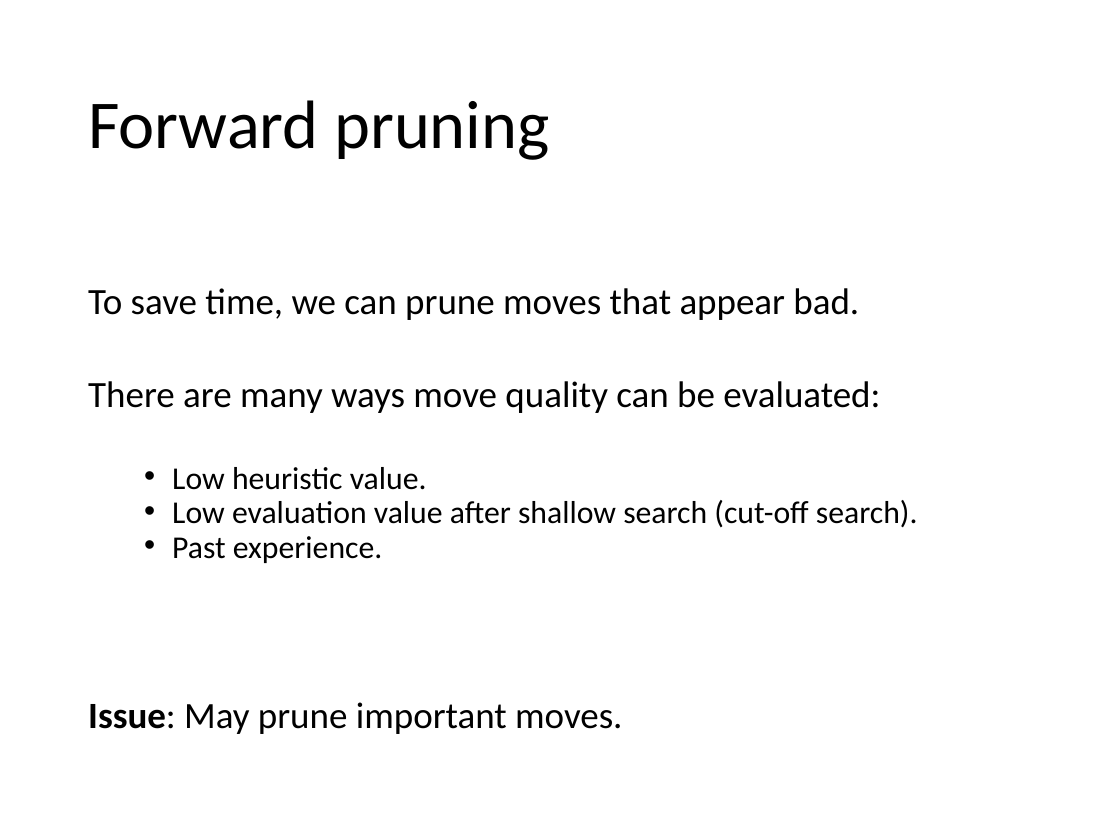
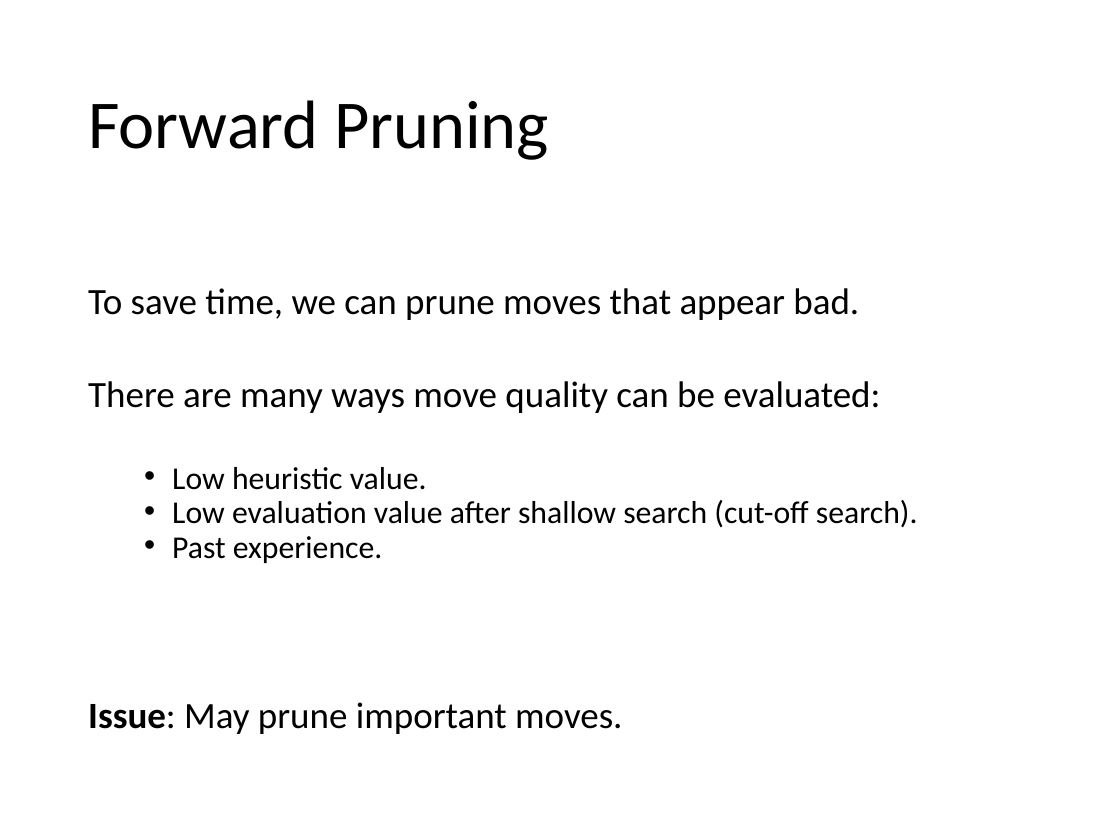
Before and after one commit to mhahsler/CS7320-AI, a slide deck: slide 32 of slides/05_games.pptx (slide 31 before the commit). Drawn at 1120x840 pixels with LibreOffice and Linux fonts; fonts in the diff are those of the drawing. Boxes give left, top, right and bottom in pixels: in the first picture for what was removed or moved away, otherwise in the second. Text is boxed around its words. In the diff, an @@ line names an element or a change of style, - is before the commit and + after.

```diff
--- a/slides/05_games.pptx
+++ b/slides/05_games.pptx
@@ title at [88,100,549,160]: text changed @@
-Forward pruning
+Forward Pruning
```
Also in this commit, not shown: 7 other slides changed, 1 slide added, 1 other file.
